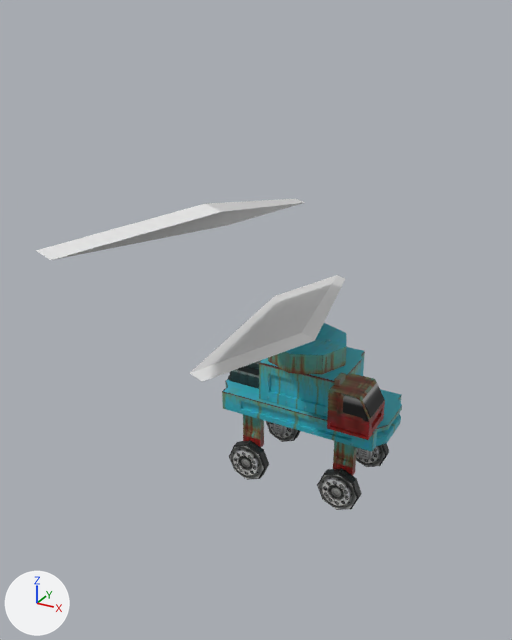
The FBX model TDPV_PROYECTO_FINAL_GIL_FARELLO_JUAN_CARLOS/Assets/Art/Prefabs/BlenderModels/crane.fbx: old version first, new version second.
Before and after are seen from a camera (50 mm lens) standing at (15.0, -26.6, 21.2) and looking at (2.2, -3.2, 9.5). Every picture has the same lights, and +X, +Y and +Z are marked at lower left. Where no turn or scale is listed for an object, it has been applied to the vertices.

Script lines for the objects in view, before the commit:
```python
ob_cube = bpy.data.objects.new('Cube', me_cube_013)
ob_cube.parent = ob_crane_rotor
ob_cube.location = (0.127, -1.301, 5.696)
ob_cube.rotation_euler = (-0.808, 2.382, -1.253)  # degrees (-46, 136, -72)
ob_cube.scale = (5.83, 1.17, 0.17)
ob_cube_010 = bpy.data.objects.new('Cube.010', me_cube_010)
ob_cube_010.location = (2.5, 1.97, 4.68)
ob_cube_013 = bpy.data.objects.new('Cube.013', me_cube_014)
ob_cube_013.parent = ob_crane_rotor
ob_cube_013.location = (0.127, -4.124, 16.98)
ob_cube_013.rotation_euler = (-0.808, 2.382, -1.253)  # degrees (-46, 136, -72)
ob_cube_013.scale = (5.83, 1.17, 0.17)
ob_front_left_wheel = bpy.data.objects.new('front_left_wheel', me_cylinder_005)
ob_front_left_wheel.location = (5.0, 4.0, 0.0)
ob_rear_left_wheel = bpy.data.objects.new('rear_left_wheel', me_cylinder_006)
ob_rear_left_wheel.location = (0.0, 4.0, 0.0)
ob_rear_right_wheel = bpy.data.objects.new('rear_right_wheel', me_cylinder)
ob_rear_right_wheel.location = (0.0, 0.0, 0.0)
# also in view: 'Cube.009' at (2.5, 2.0, 3.0); 'front_right_wheel' at (5.0, 0.0, 0.0); 'crane_rotor' at (2.2, 1.9, 6.2); 'Cube.012' at (5.5, 0.4, 4.7)
```
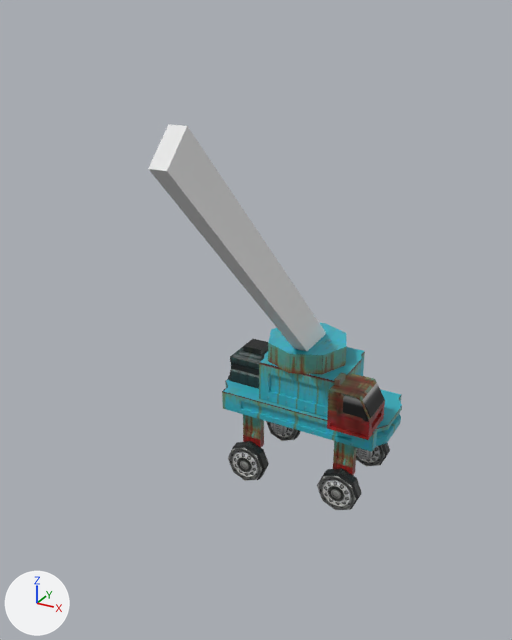
Changed parts and their boxes [x1, y1, x2, y2] in the pictures (512 x 640 px):
```json
{"object": "Cube.013", "change": "moved, turned, rescaled", "before": [36, 199, 305, 260], "after": [148, 124, 273, 291]}
{"object": "Cube", "change": "moved, turned, rescaled", "before": [190, 275, 345, 382], "after": [245, 254, 326, 355]}
{"object": "rear_right_wheel", "change": "moved", "before": [229, 440, 269, 480], "after": [228, 441, 269, 481]}
{"object": "front_left_wheel", "change": "moved", "before": [356, 443, 389, 467], "after": [356, 443, 390, 466]}
{"object": "rear_left_wheel", "change": "moved", "before": [266, 421, 301, 442], "after": [266, 421, 301, 441]}
```

Edits to the scene script, one JSON object a line:
```json
{"op": "remove", "block": "ob_cube_013", "code": "ob_cube_013.parent = ob_crane_rotor"}
{"op": "set", "path": "ob_cube_013.location", "old": "(0.127, -4.124, 16.98)", "new": "(2.5, -6.368, 14.66)"}
{"op": "set", "path": "ob_cube_013.rotation_euler", "old": "(-0.808, 2.382, -1.253)", "new": "(1.571, 0.785, 1.571)", "note": "degrees (-46, 136, -72) -> degrees (90, 45, 90)"}
{"op": "set", "path": "ob_cube_013.scale", "old": "(5.83, 1.17, 0.17)", "new": "(4.0, 0.8, 0.34)"}
{"op": "remove", "block": "ob_cube", "code": "ob_cube.parent = ob_crane_rotor"}
{"op": "set", "path": "ob_cube.location", "old": "(0.127, -1.301, 5.696)", "new": "(2.5, -0.723, 9.018)"}
{"op": "set", "path": "ob_cube.rotation_euler", "old": "(-0.808, 2.382, -1.253)", "new": "(1.571, 0.785, 1.571)", "note": "degrees (-46, 136, -72) -> degrees (90, 45, 90)"}
{"op": "set", "path": "ob_cube.scale", "old": "(5.83, 1.17, 0.17)", "new": "(4.0, 0.8, 0.34)"}
{"op": "set", "path": "ob_rear_right_wheel.location", "old": "(0.0, 0.0, 0.0)", "new": "(0.0, -0.07, 0.0)"}
{"op": "set", "path": "ob_front_left_wheel.location", "old": "(5.0, 4.0, 0.0)", "new": "(5.0, 4.1, 0.0)"}
{"op": "set", "path": "ob_rear_left_wheel.location", "old": "(0.0, 4.0, 0.0)", "new": "(0.0, 4.1, 0.0)"}
```
